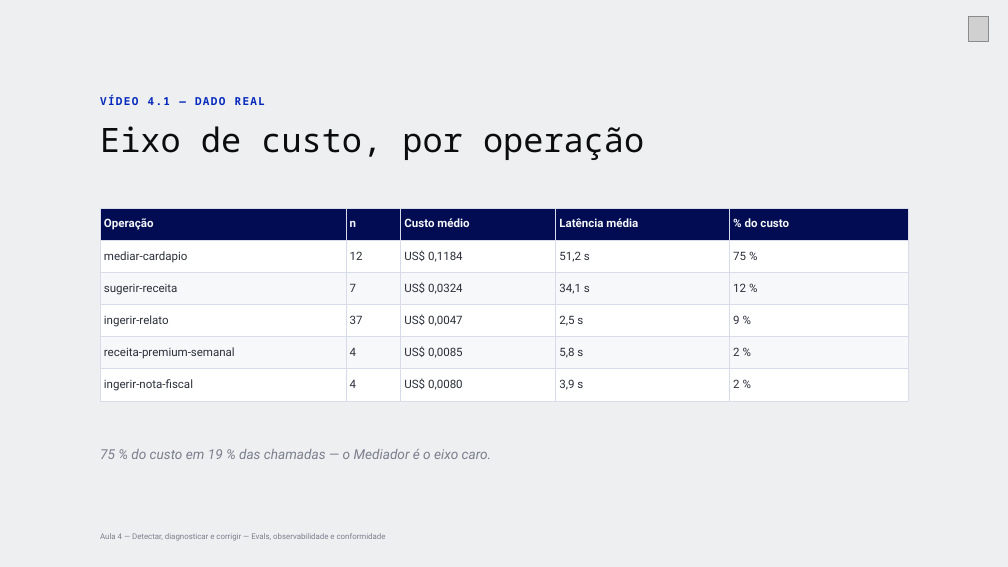
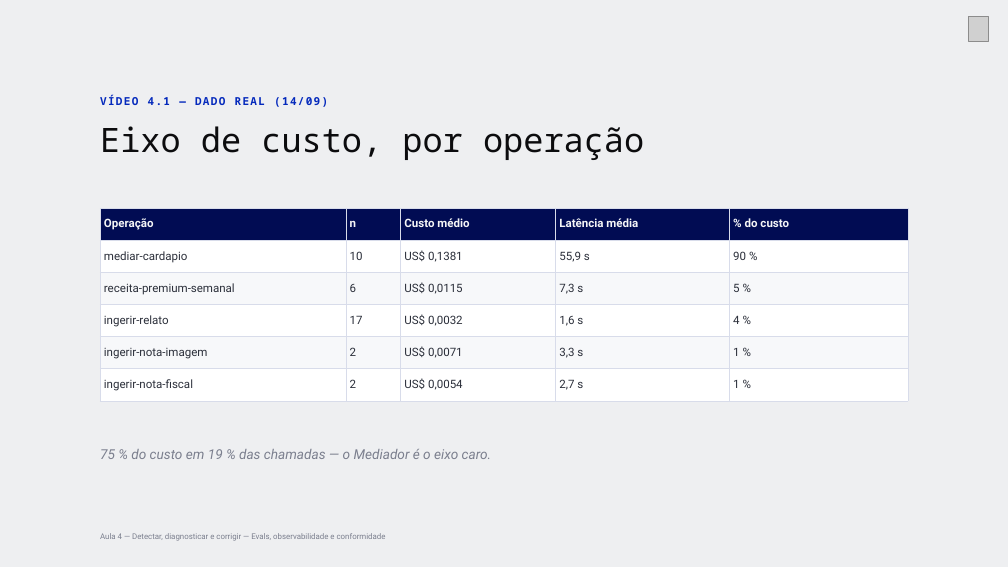
Before and after one commit to Djegao/alura-produto-ficticio, a slide deck: slide 4 of slides/aula4-alura.pptx. Drawn at 1008x567 pixels with LibreOffice and Linux fonts; fonts in the diff are those of the drawing; grey boxes stand for pictures. Boxes give left, top, right and bottom in pixels: in the first picture for what was removed or moved away, otherwise in the second. Text is boxed around its words. In the diff, an @@ line names an element or a change of style, - is before the commit and + after.

```diff
--- a/slides/aula4-alura.pptx
+++ b/slides/aula4-alura.pptx
@@ text at (x1=100, y1=95, x2=328, y2=107): text changed @@
-VÍDEO 4.1 — DADO REAL
+VÍDEO 4.1 — DADO REAL (14/09)
@@ table at (x1=100, y1=208, x2=908, y2=395) @@
-row 2: mediar-cardapio | 12 | US$ 0,1184 | 51,2 s | 75 %
+row 2: mediar-cardapio | 10 | US$ 0,1381 | 55,9 s | 90 %
-row 3: sugerir-receita | 7 | US$ 0,0324 | 34,1 s | 12 %
+row 3: receita-premium-semanal | 6 | US$ 0,0115 | 7,3 s | 5 %
-row 4: ingerir-relato | 37 | US$ 0,0047 | 2,5 s | 9 %
+row 4: ingerir-relato | 17 | US$ 0,0032 | 1,6 s | 4 %
-row 5: receita-premium-semanal | 4 | US$ 0,0085 | 5,8 s | 2 %
+row 5: ingerir-nota-imagem | 2 | US$ 0,0071 | 3,3 s | 1 %
-row 6: ingerir-nota-fiscal | 4 | US$ 0,0080 | 3,9 s | 2 %
+row 6: ingerir-nota-fiscal | 2 | US$ 0,0054 | 2,7 s | 1 %
```
Also in this commit, not shown: 11 other slides changed, 2 slides added, 2 other files.
